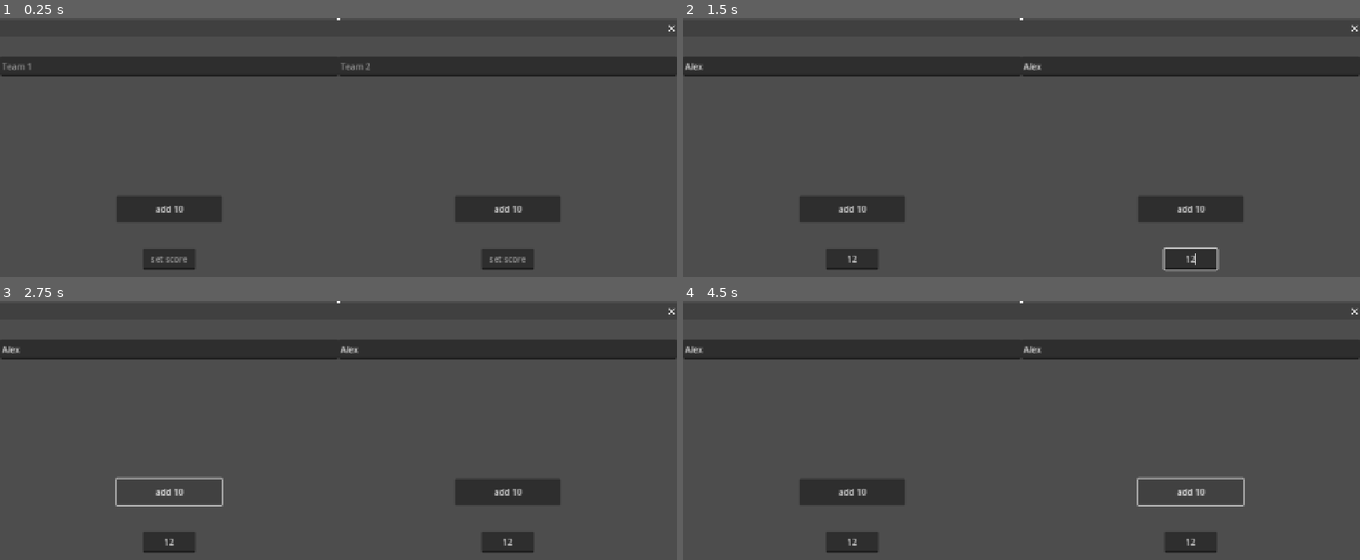
Above: before the commit, frames 1-4 (two rows, left to right).
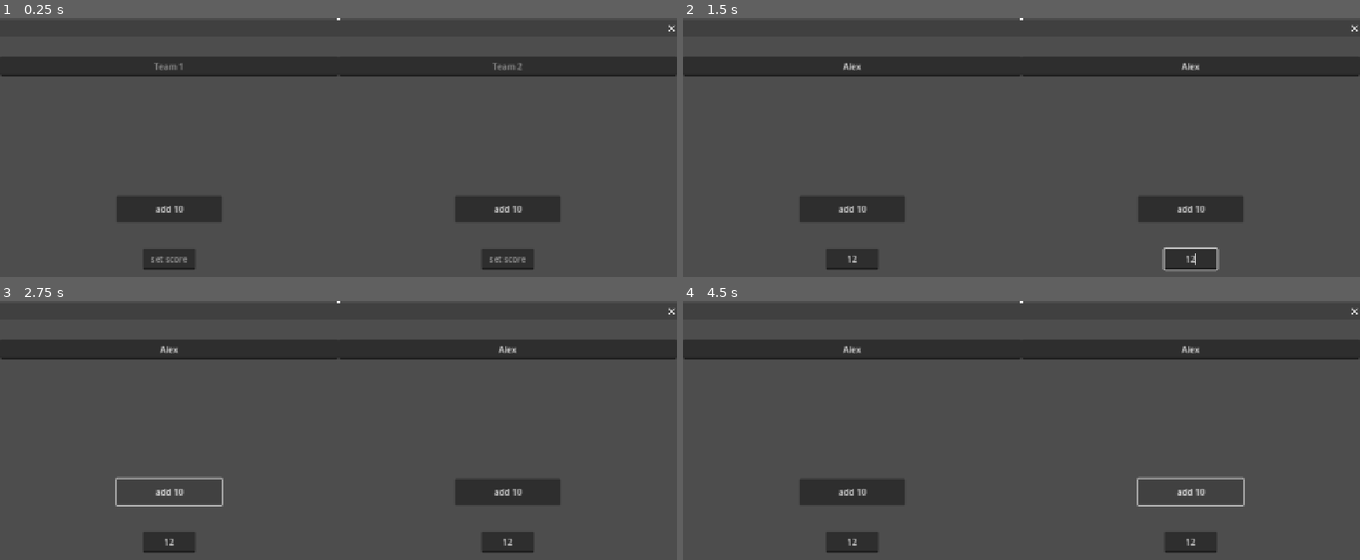
Above: after the commit, the same moments.

Repository: zukas97/quizzing-score
Game: Godot game, scene res://main.tscn
The game is run twice, just before and just after one commit, with the same random seed, the same clock (stepped at 60 frames per second) and the same inputs.
Inputs (mouse positions are in pixels of both pictures, inside the frame that each line leads up to):
- Up to frame 1 (0.25 s): no input
- Up to frame 2 (1.5 s): click (852, 67) at 0.52 s; type "Alex" at 0.6 s; click (852, 258) at 0.75 s; type "12" at 0.83 s; click (1190, 67) at 0.98 s; type "Alex" at 1.07 s; click (1190, 258) at 1.27 s; type "12" at 1.35 s
- Up to frame 3 (2.75 s): click "add 10" at 2 s
- Up to frame 4 (4.5 s): click "add 10" at 2.75 s; click "add 10" at 3.5 s; click "add 10" at 4.25 s

The runs differ from the first frame. In frame 1, 0.2% of the frame differs, in the area x 0-77%, y 17-21%; in frame 2, 0.2%; in frame 3, 0.2%; in frame 4, 0.2%.

Commit message:
add readme

Diff:
--- a/ctrl_window.tscn
+++ b/ctrl_window.tscn
@@ -17,6 +17,7 @@
 offset_right = 640.0
 offset_bottom = 74.0
 placeholder_text = "Team 1"
+alignment = 1
 
 [node name="add_10_left" type="Button" parent="CanvasLayer/left"]
 offset_left = 220.0
@@ -42,6 +43,7 @@
 offset_right = 1280.0
 offset_bottom = 74.0
 placeholder_text = "Team 2"
+alignment = 1
 
 [node name="add_10_right" type="Button" parent="CanvasLayer/right"]
 offset_left = 860.0
--- a/main.tscn
+++ b/main.tscn
@@ -81,6 +81,8 @@
 [node name="Window" parent="." instance=ExtResource("2_0xm2m")]
 visible = false
 
+[node name="MeshInstance2D" type="MeshInstance2D" parent="."]
+
 [connection signal="button" from="Window" to="." method="_on_window_button"]
 [connection signal="left_name_set" from="Window" to="." method="_on_window_left_name_set"]
 [connection signal="left_score_set" from="Window" to="." method="_on_window_left_score_set"]
Not shown, added: README.md
